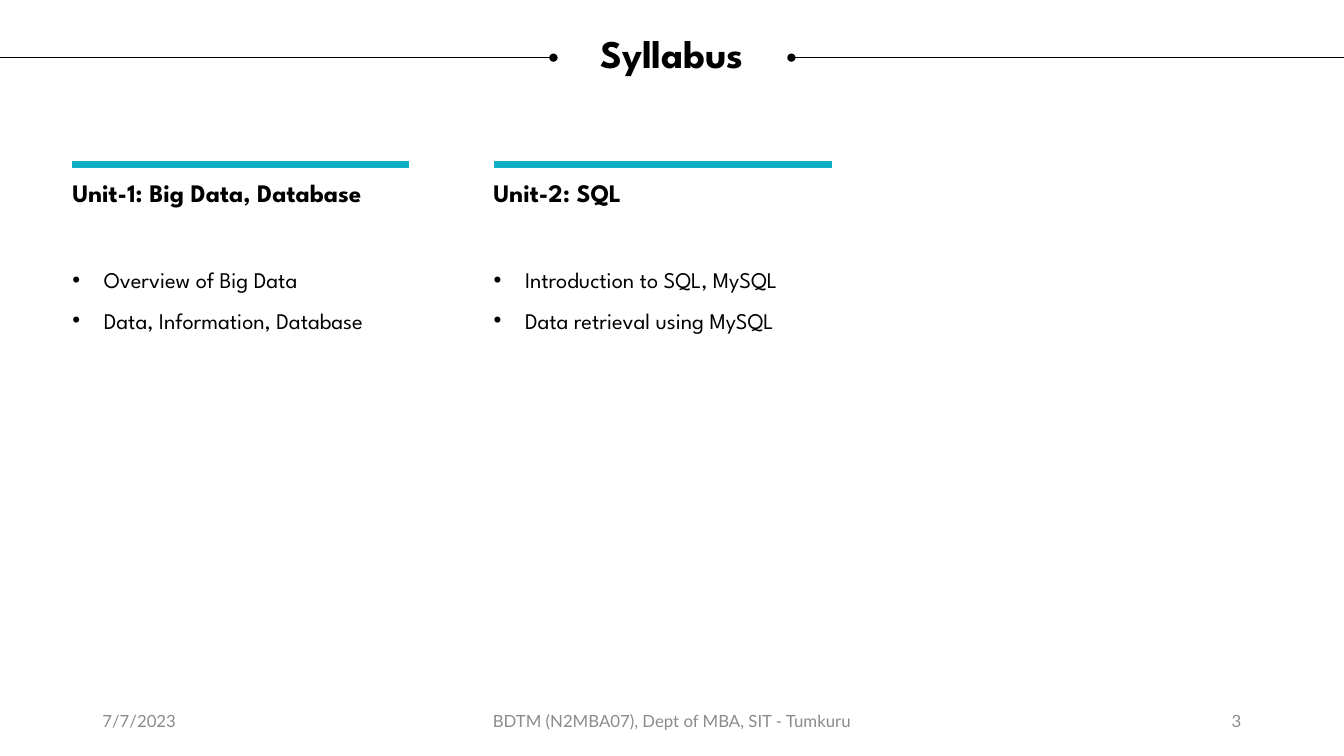
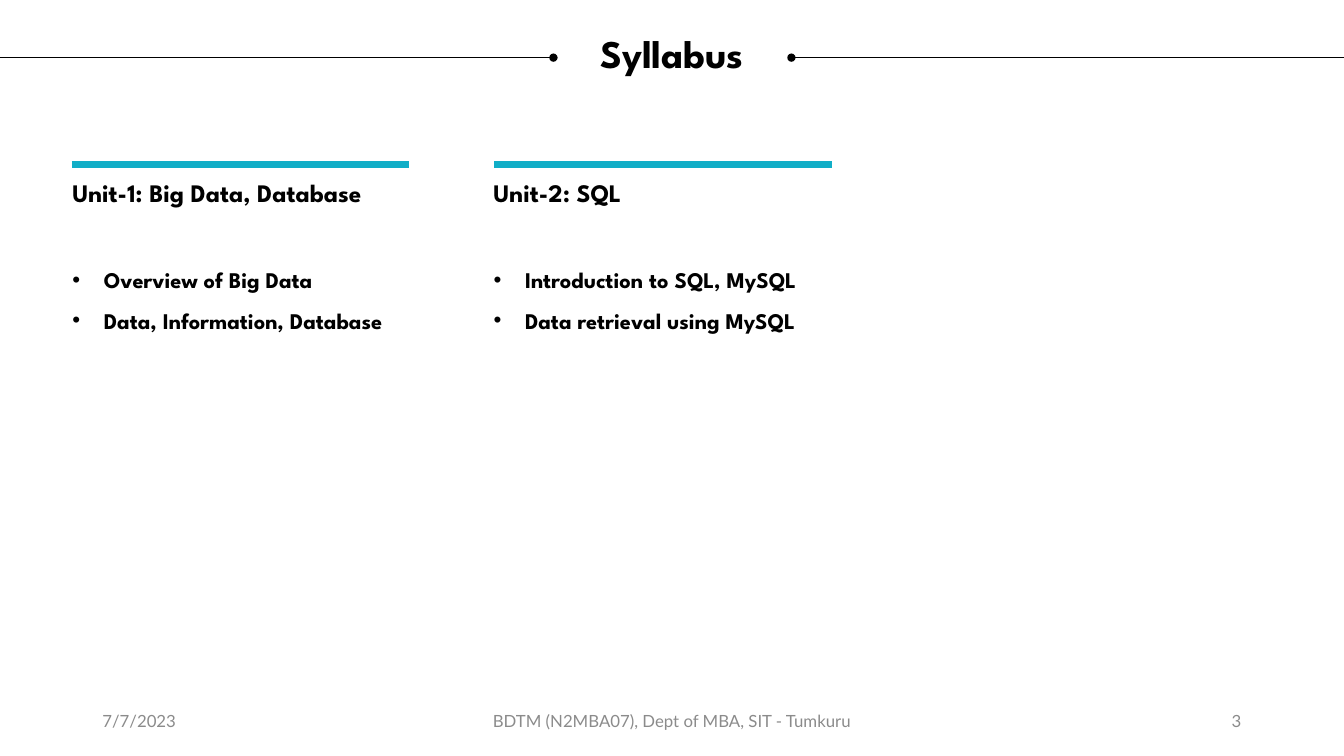
Before and after one commit to sitmbadept/sitmbadept.github.io, a slide deck: slide 3 of 2023/UNIT-1-BigData.pptx. Drawn at 1344x756 pixels with LibreOffice and Linux fonts; fonts in the diff are those of the drawing. Boxes give left, top, right and bottom in pixels: in the first picture for what was removed or moved away, otherwise in the second. Text is boxed around its words. In the diff, an @@ line names an element or a change of style, - is before the commit and + after.

```diff
--- a/2023/UNIT-1-BigData.pptx
+++ b/2023/UNIT-1-BigData.pptx
@@ text "Overview of Big Data" at [104,272,382,332]: bold on @@
@@ text "Introduction to SQL, MySQL" at [525,272,796,334]: bold on @@
```
Also in this commit, not shown: 9 other slides changed, 4 slides added, 1 other file.
